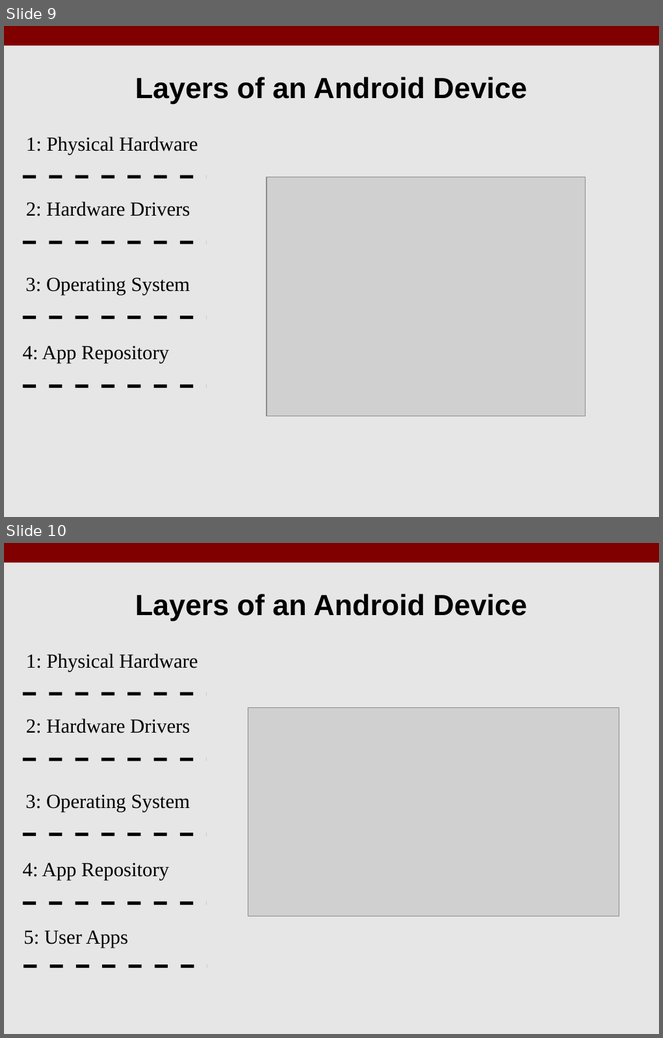
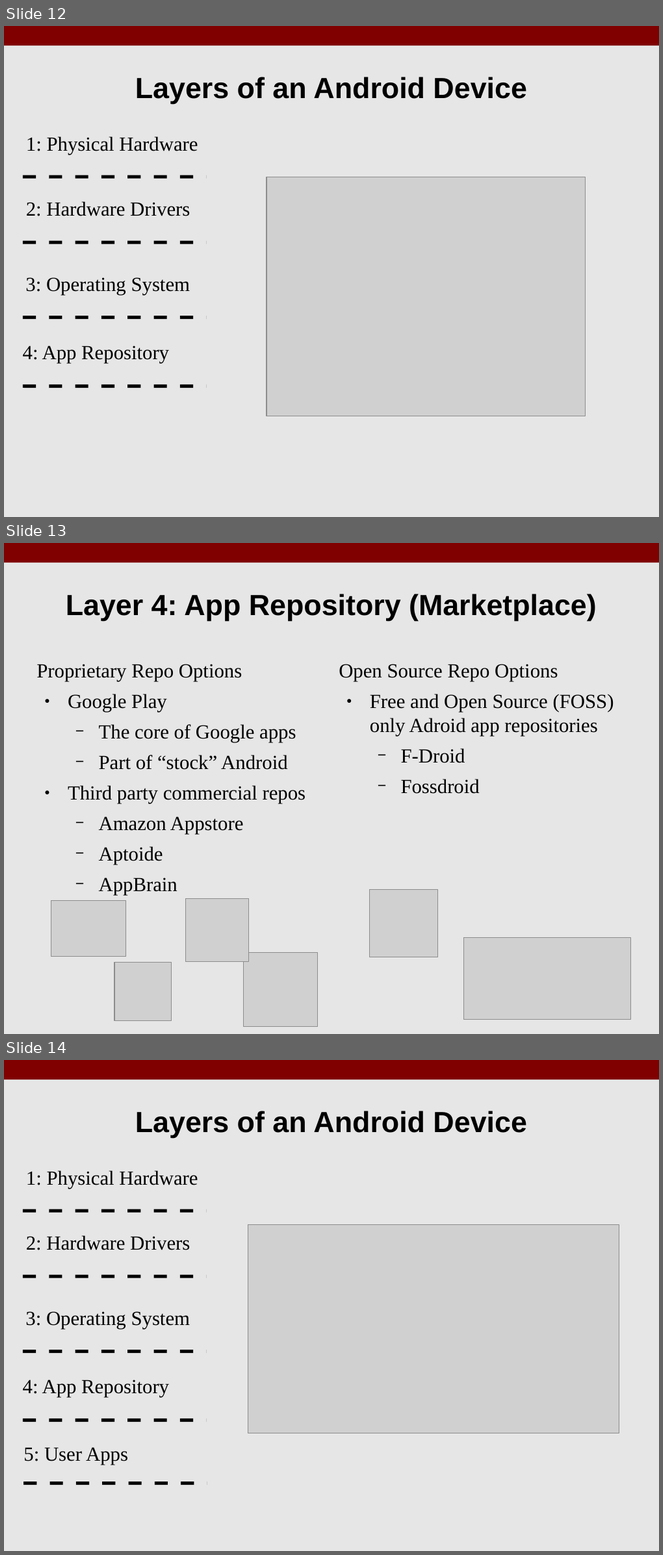
Before and after one commit to benroose/presentations, a slide deck: android_talk/KLF17_Android_Open_Source.odp. Shown one above the other, each under a label of ours: slides 9 and 10 before the commit, slides 12, 13 and 14 after it. The pictures are 663x1038 and 663x1555 pixels, drawn with LibreOffice and Linux fonts; fonts in the diff are those of the drawing; grey boxes stand for pictures. Boxes give left, top, right and bottom in pixels: in the first picture for what was removed or moved away, otherwise in the second. Text is boxed around its words. In the diff, an @@ line names an element or a change of style, - is before the commit and + after.

```diff
--- a/android_talk/KLF17_Android_Open_Source.odp
+++ b/android_talk/KLF17_Android_Open_Source.odp
@@ slide 13 added at [4,543,659,1034], background #E6E6E6; not listed: 1 template element that a slide beside it also shows @@
@@ title added at [66,594,597,621], 32 pt, text #000000, bold @@
+Layer 4: App Repository (Marketplace)
@@ text added at [36,664,306,895], 22 pt, text #000000 @@
+Proprietary Repo Options
+● Google Play
+  − The core of Google apps
+  − Part of “stock” Android
+● Third party commercial repos
+  − Amazon Appstore
+  − Aptoide
+  − AppBrain
@@ text added at [339,664,614,794], 22 pt, text #000000 @@
+Open Source Repo Options
+● Free and Open Source (FOSS) only Adroid app repositories
+  − F-Droid
+  − Fossdroid
@@ picture added at [369,889,438,958] @@
@@ picture added at [51,901,126,956] @@
@@ picture added at [185,899,248,962] @@
@@ picture added at [464,938,632,1019] @@
@@ picture added at [114,962,172,1021] @@
@@ picture added at [244,953,318,1027] @@
@@ what was slide 9 is now slide 12 @@
@@ what was slide 10 is now slide 14 @@
```
Also in this commit, not shown: 6 slides changed, 7 other slides added, 10 slides removed, 18 other files.
